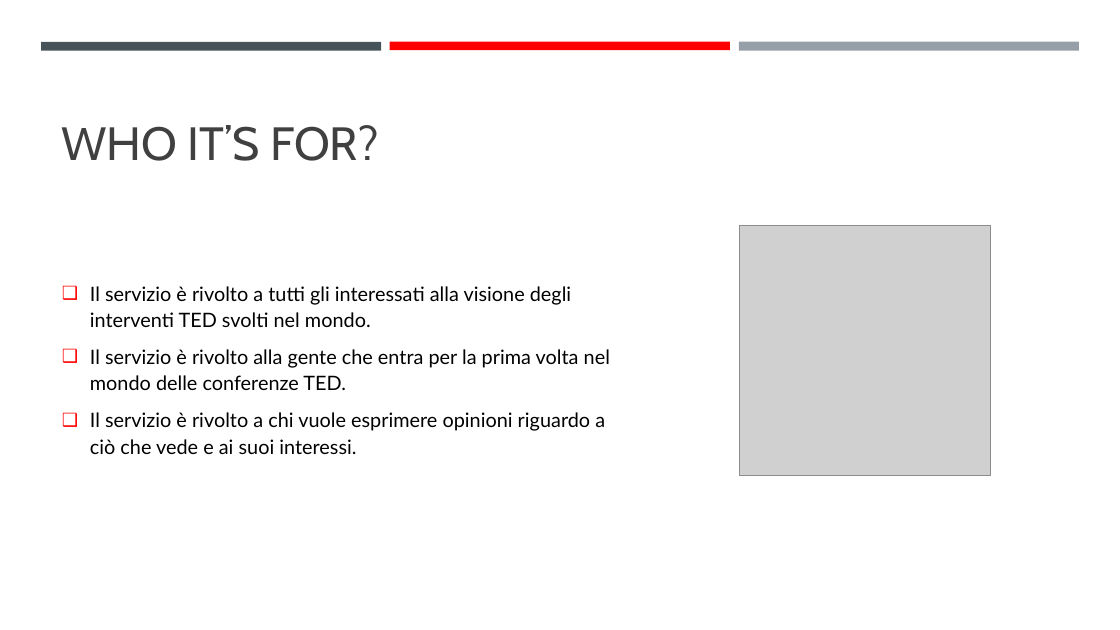
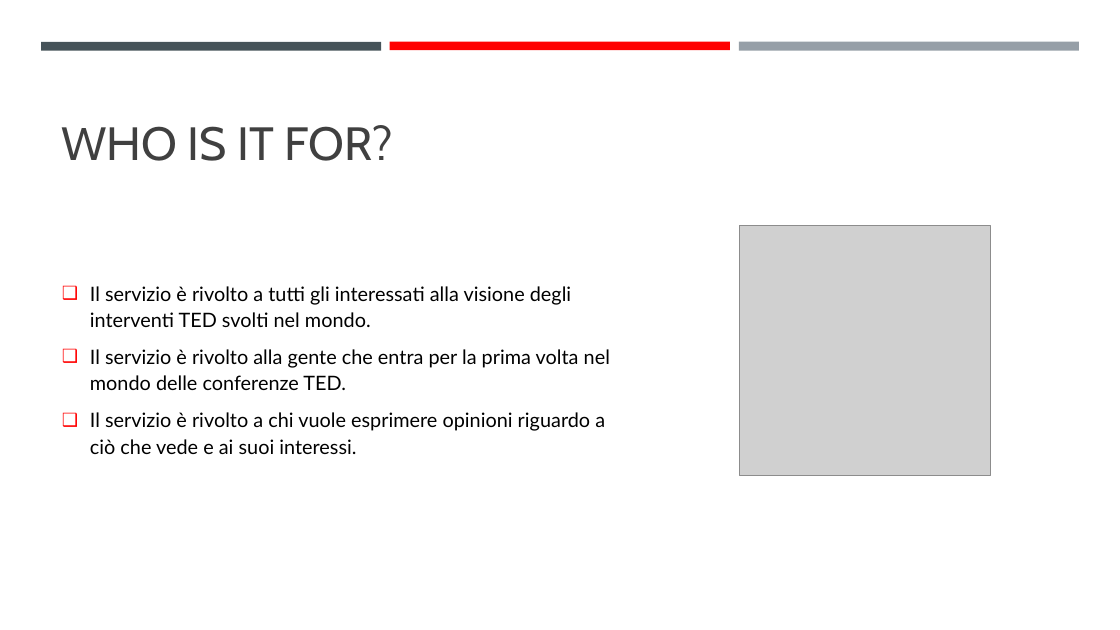
Before and after one commit to simonec96/lab-TCM, a slide deck: slide 4 of Presentazioni/GEOx3.pptx. Drawn at 1120x630 pixels with LibreOffice and Linux fonts; fonts in the diff are those of the drawing; grey boxes stand for pictures. Boxes give left, top, right and bottom in pixels: in the first picture for what was removed or moved away, otherwise in the second. Text is boxed around its words. In the diff, an @@ line names an element or a change of style, - is before the commit and + after.

```diff
--- a/Presentazioni/GEOx3.pptx
+++ b/Presentazioni/GEOx3.pptx
@@ title at bbox=[62, 125, 393, 161]: text changed @@
-WHO IT’S FOR?
+WHO IS IT FOR?
```
Also in this commit, not shown: 2 other files.
